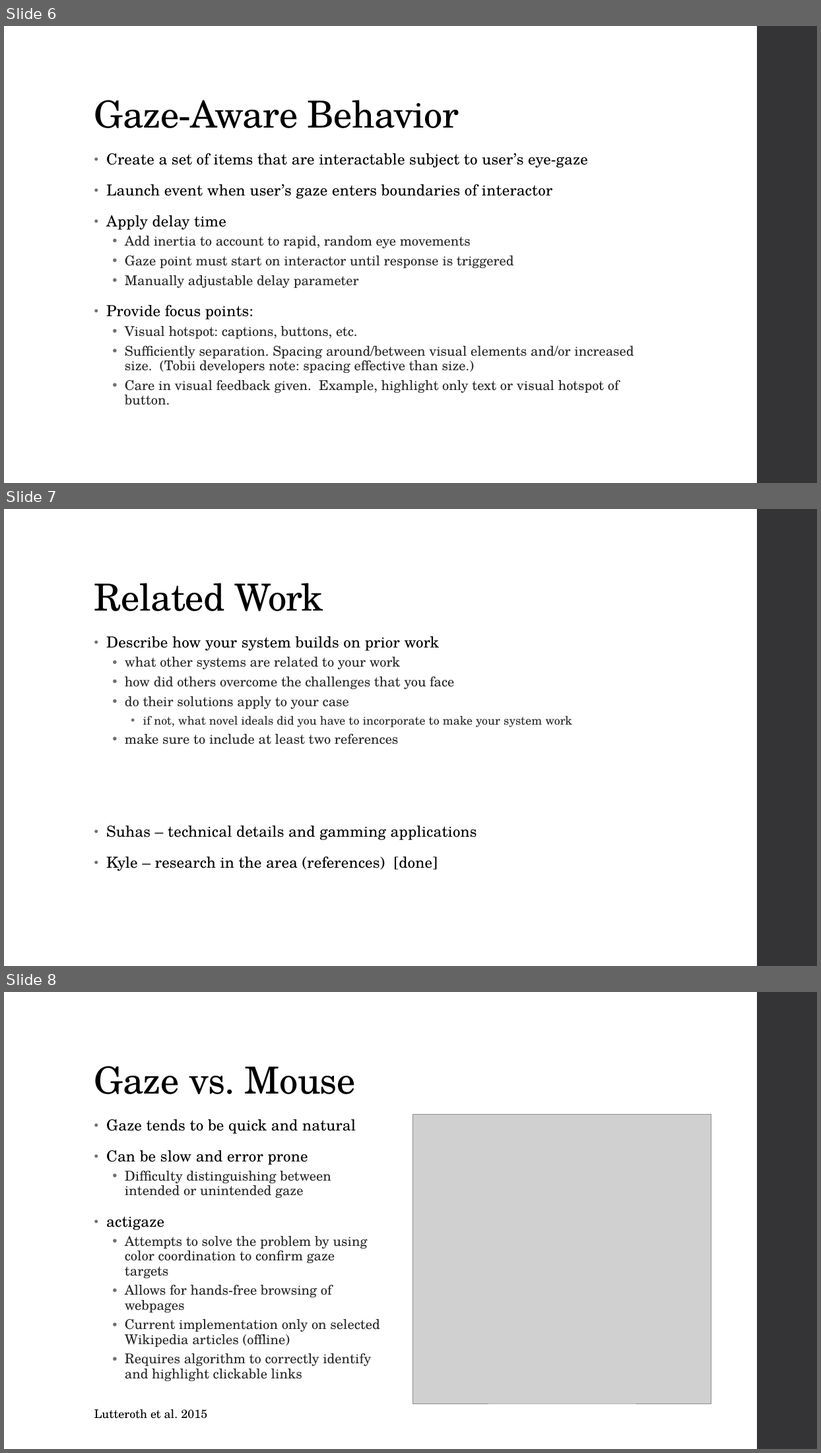
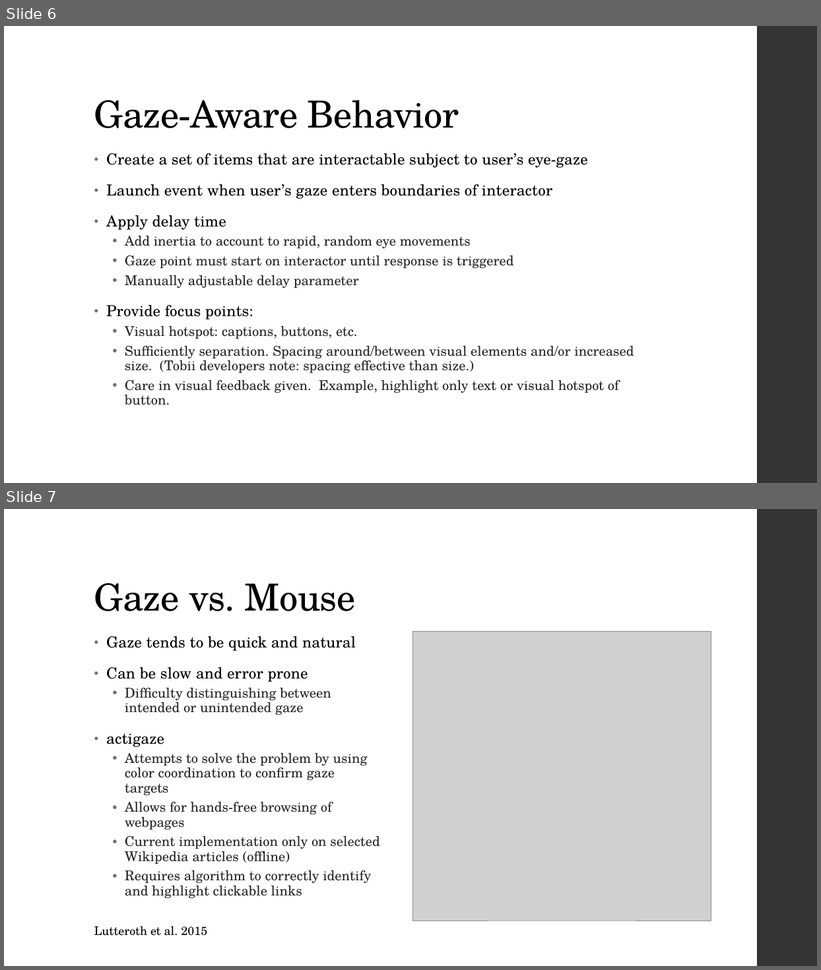
Before and after one commit to diederichk/StepCounter, a slide deck: MidtermPresentation/MidtermPresentation.pptx. Shown one above the other, each under a label of ours: slides 6, 7 and 8 before the commit, slides 6 and 7 after it. The pictures are 821x1453 and 821x970 pixels, drawn with LibreOffice and Linux fonts; fonts in the diff are those of the drawing; grey boxes stand for pictures. Boxes give left, top, right and bottom in pixels: in the first picture for what was removed or moved away, otherwise in the second. Text is boxed around its words. In the diff, an @@ line names an element or a change of style, - is before the commit and + after.

```diff
--- a/MidtermPresentation/MidtermPresentation.pptx
+++ b/MidtermPresentation/MidtermPresentation.pptx
@@ slide 7 removed at <box>4,509,817,966</box>, background #FFFFFF; not listed: 1 template element that a slide beside it also shows @@
@@ title removed at <box>94,583,323,611</box> @@
-Related Work
@@ text removed at <box>106,636,572,871</box> @@
-• Describe how your system builds on prior work
-  • what other systems are related to your work
-  • how did others overcome the challenges that you face
-  • do their solutions apply to your case
-    • if not, what novel ideals did you have to incorporate to make your system work
-  • make sure to include at least two references
-• Suhas – technical details and gamming applications
-• Kyle – research in the area (references) [done]
@@ what was slide 8 is now slide 7 @@
```
Also in this commit, not shown: 2 slides changed, 1 slide added, 1 other slide removed.
